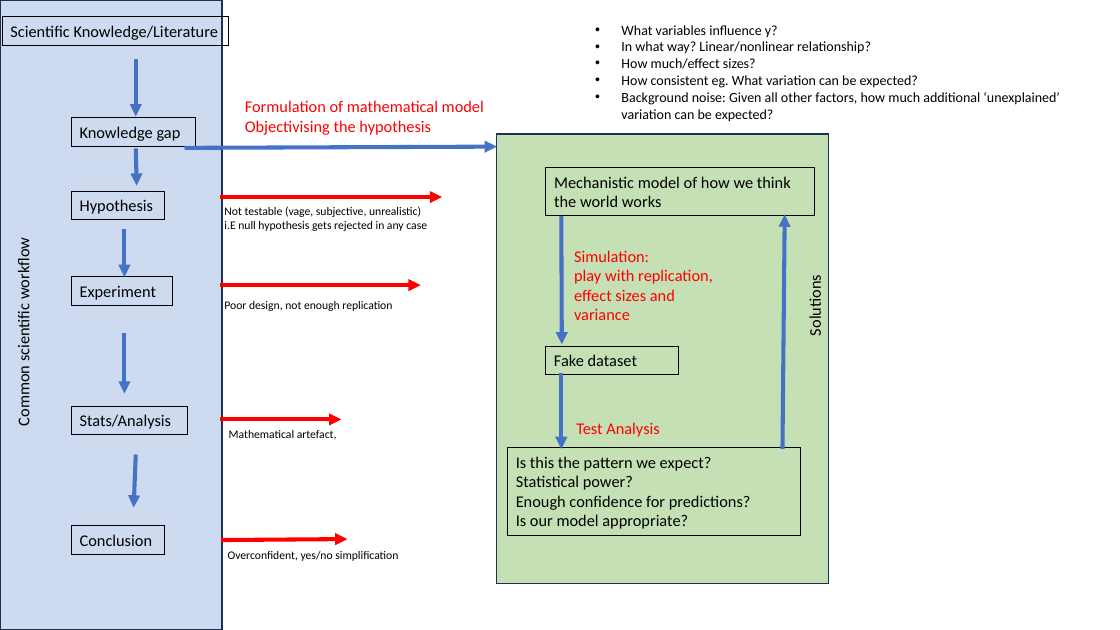
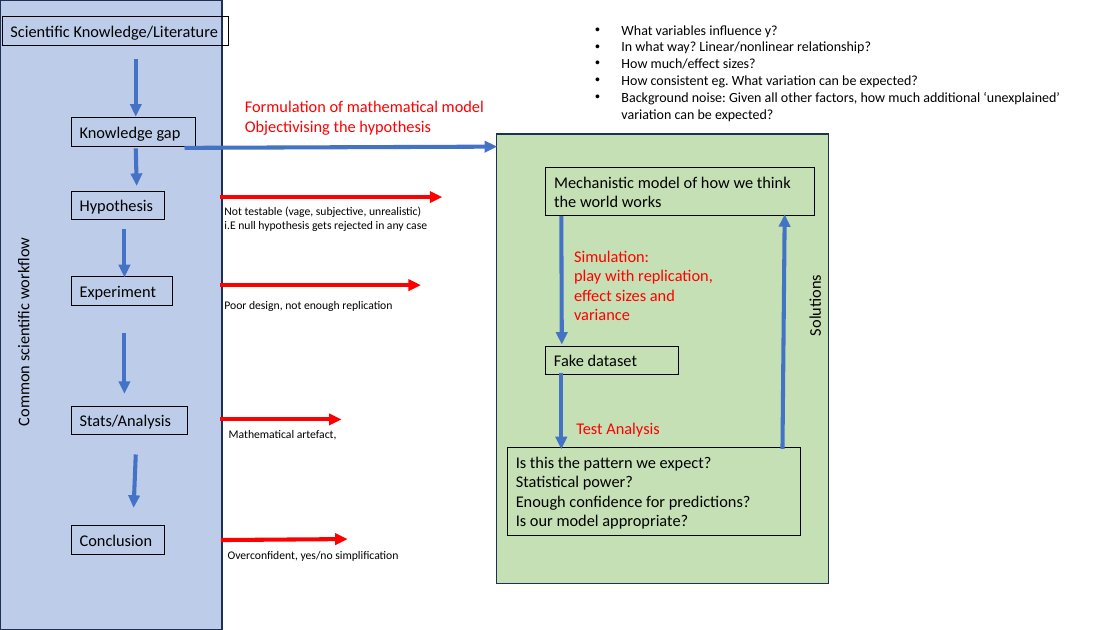
Before and after one commit to FrederikBaumgarten/SimulatingData, a slide deck: slide 1 of analyses/figures/figures_simulation.pptx. Drawn at 1120x630 pixels with LibreOffice and Linux fonts; fonts in the diff are those of the drawing. Boxes give left, top, right and bottom in pixels: in the first picture for what was removed or moved away, otherwise in the second. Text is boxed around its words. In the diff, an @@ line names an element or a change of style, - is before the commit and + after.

```diff
--- a/analyses/figures/figures_simulation.pptx
+++ b/analyses/figures/figures_simulation.pptx
@@ rectangle added at <box>0,0,222,630</box>, fill #B4C7E7 at 65% opacity, outline #1E3256 1 pt @@
```
Also in this commit, not shown: 2 slides added, 2 other files.
